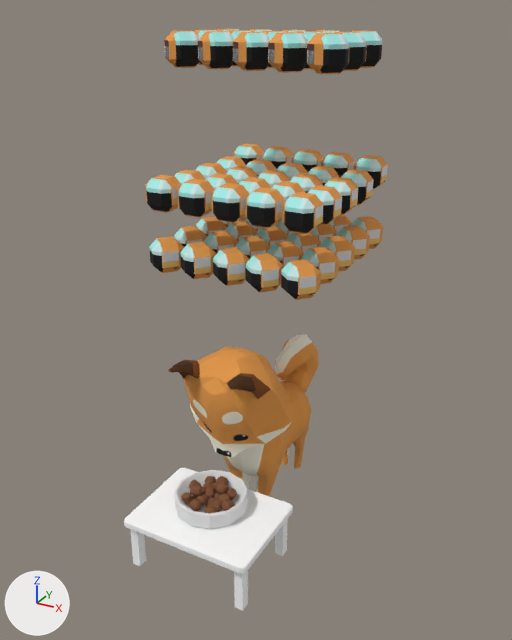
A saved change to the OBJ model ChiBaApp/app/src/main/assets/models/fullBowl/fullBowl_frame3.obj.
Before and after are seen from a camera (50 mm lens) standing at (10.35, -19.91, 15.09) and looking at (0.15, -1.36, 5.82). The lights are fixed; the arrows at lower left show +X, +Y and +Z. Where no turn or scale is listed for an object, it has been applied to the vertices. Vertices at the same position are counted once.

The first picture shows 'fullBowl_frame3'.
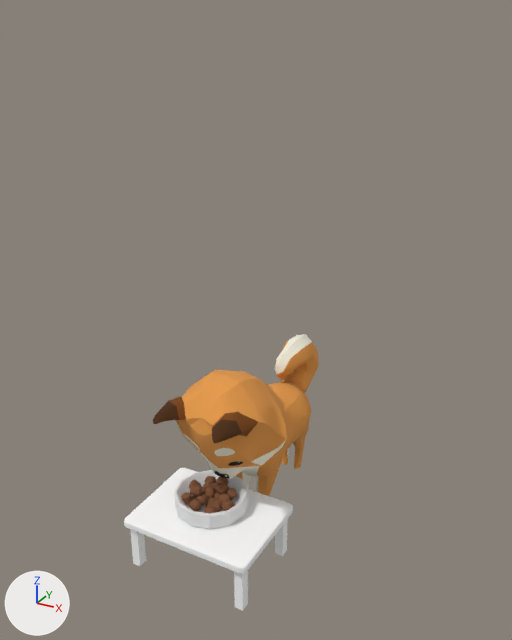
Changed parts and their boxes [x1, y1, x2, y2] in the pictures (512 x 640 px; the box of a moved part takes in the faces that stretch with it):
'fullBowl_frame3', reshaped (26% narrower, 52% shorter): before [124, 29, 388, 611]; after [124, 334, 319, 611]
part 1 of me_fullbowl_frame3, deleted: before [145, 29, 388, 300]
part 2 of me_fullbowl_frame3, moved or reshaped: before [169, 346, 292, 465]; after [153, 370, 287, 479]

Patch to the scene script:
```diff
--- a/ChiBaApp/app/src/main/assets/models/fullBowl/fullBowl_frame3.obj.py
+++ b/ChiBaApp/app/src/main/assets/models/fullBowl/fullBowl_frame3.obj.py
@@ me_fullbowl_frame3 @@
 # used by ob_fullbowl_frame3; location = (0.0, 0.0, 0.0)
-me_fullbowl_frame3.from_pydata(...)  # 4000 vertices, 4863 faces; spans x -2.9..2.8, y -5.9..3.5, z -1.9..14.5
+me_fullbowl_frame3.from_pydata(...)  # 2440 vertices, 3173 faces; spans x -2.3..2.3, y -5.9..3.5, z -1.9..4.6
+# me_fullbowl_frame3 part 1: 65 loose pieces with 1560 vertices, spanning x -2.9..2.8, y -3.2..3.2, z 7.5..14.5, are deleted
+# me_fullbowl_frame3 part 2
+# 9 vertices are removed from x -0.4..0.6, y -0.9..-0.5, z 2.6..3.4
+# 35 faces are deleted
+# 12 vertices in x -1.2..1.2, y -4.5..-4.2, z 5.0..5.1 move by (0.0, -0.9, -1.3)
+# 10 vertices in x -1.3..1.3, y -4.2..-4.1, z 4.9..5.0 move by (0.0, -0.9, -1.2)
+# 9 vertices in x -1.2..1.2, y -3.7..-3.4, z 4.6..5.0 move by (0.0, -0.9, -1.0)
+# 8 vertices in x -1.1..1.1, y -4.5..-4.4, z 5.0..5.1 move by (0.0, -1.0, -1.3)
+# 6 vertices in x -1.4..0.8, y -3.9..-3.7, z 4.7..5.1 move by (0.0, -0.9, -1.1)
+# 5 vertices in x -0.7..0.7, y -0.8..-0.6, z 2.4..2.8 move by (0.0, -0.1, 0.2)
+# 124 vertices move from x -1.9..2.0, y -4.1..-0.7, z 1.4..5.2 to x -1.9..2.0, y -5.1..-0.7, z 0.8..4.6
+# 9 vertices are added at x -0.4..0.6, y -1.2..-0.7, z 2.8..3.5
+# 35 new faces join them, mat_newrigging1_lambert2sg (picture img_chibaalltextures_jpg)
 me_fullbowl_frame3.materials.append(mat_fressnapffull_phong2sg)
```
